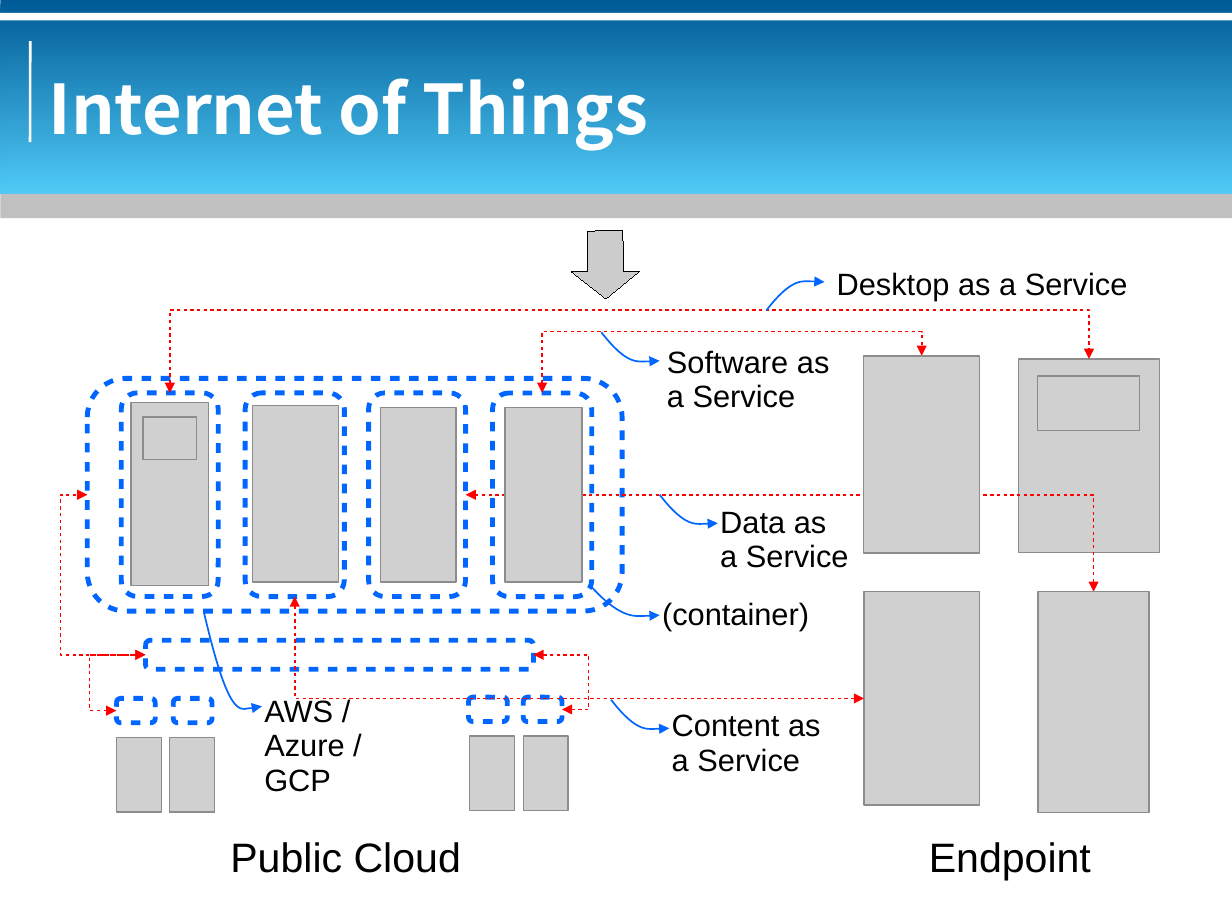
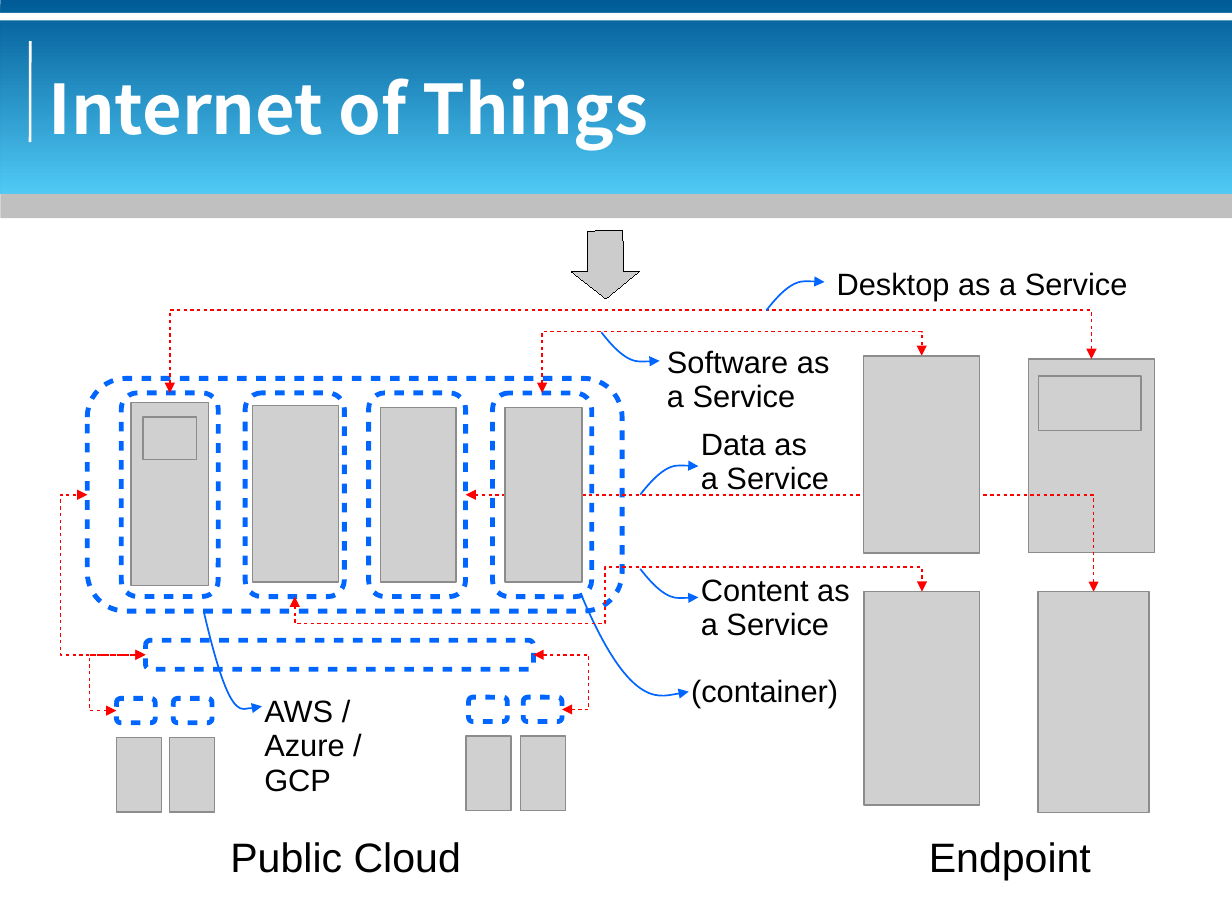
Before and after one commit to bluebat/.presentations, a slide deck: slide 12 of vdi-historical-overview.odp (slide 11 before the commit). Drawn at 1232x924 pixels with LibreOffice and Linux fonts; fonts in the diff are those of the drawing; grey boxes stand for pictures; background and template pictures are left out. Boxes give left, top, right and bottom in pixels: in the first picture for what was removed or moved away, otherwise in the second. Text is boxed around its words. In the diff, an @@ line names an element or a change of style, - is before the commit and + after.

```diff
--- a/vdi-historical-overview.odp
+++ b/vdi-historical-overview.odp
@@ elbow double arrow (170, 393) - (1092, 359): route changed @@
@@ picture: place and size @@
-picture at [1019,359,1159,552]
+picture at [1029,359,1154,552]
@@ text "Data as" rewrapped from [720,511,849,568] to [701,433,829,495] @@
@@ freeform shape: place and size @@
-freeform shape at [659,495,717,525]
+freeform shape at [641,466,699,495]
@@ elbow double arrow moved from (294, 596) - (864, 699) to (294, 596) - (922, 591) @@
@@ freeform shape: place and size @@
-freeform shape at [591,586,659,616]
+freeform shape at [641,569,699,599]
@@ text "Content as": place and size @@
-text "Content as" at [672,714,821,772]
+text "Content as" at [701,579,850,636]
@@ freeform shape: place and size @@
-freeform shape at [611,700,669,729]
+freeform shape at [582,596,689,694]
@@ text "(container)": place and size @@
-text "(container)" at [662,602,809,630]
+text "(container)" at [691,679,838,708]
@@ picture: place and size @@
-picture at [469,736,514,811]
+picture at [466,736,510,811]
```
Also in this commit, not shown: 4 other slides changed, 1 slide added.
